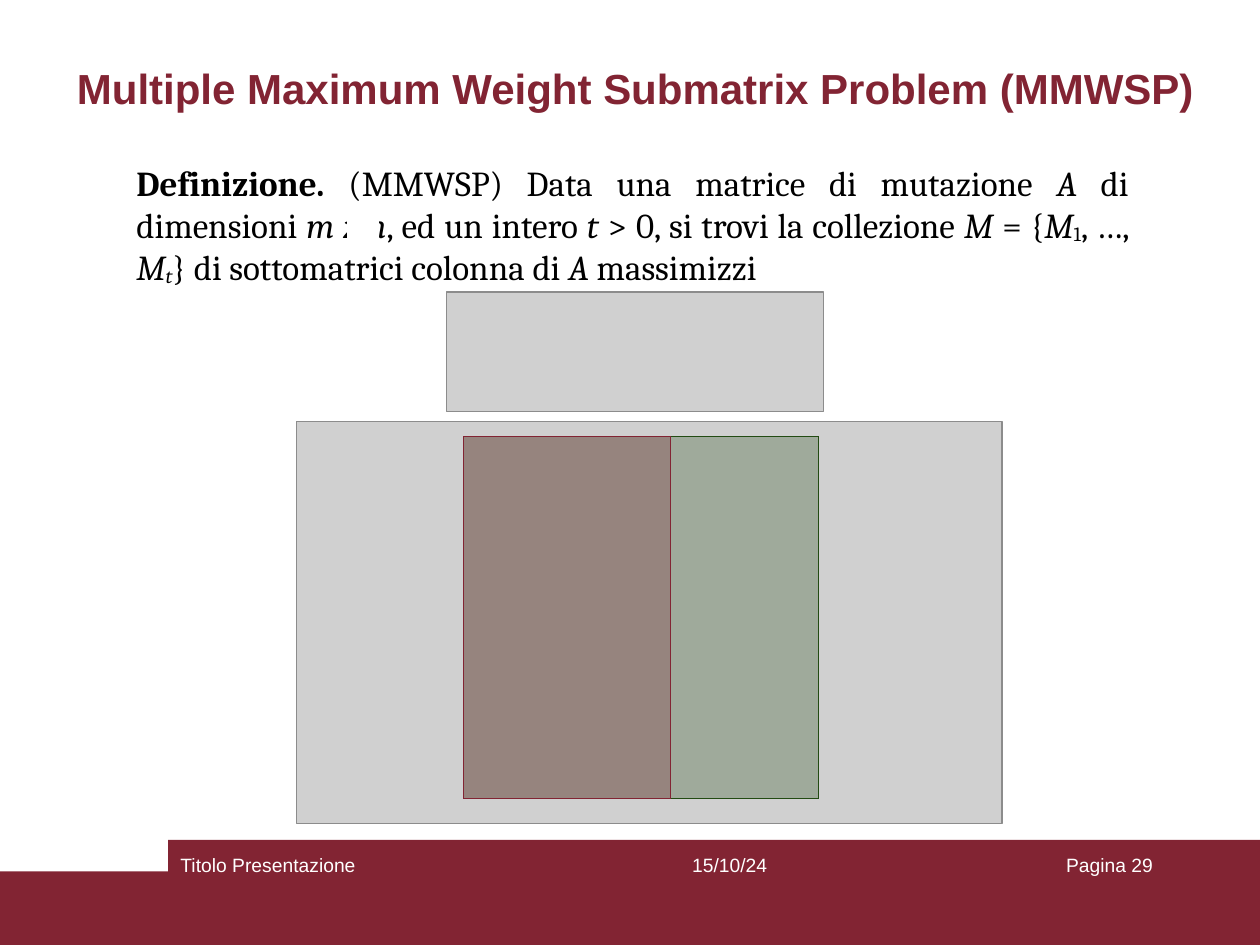
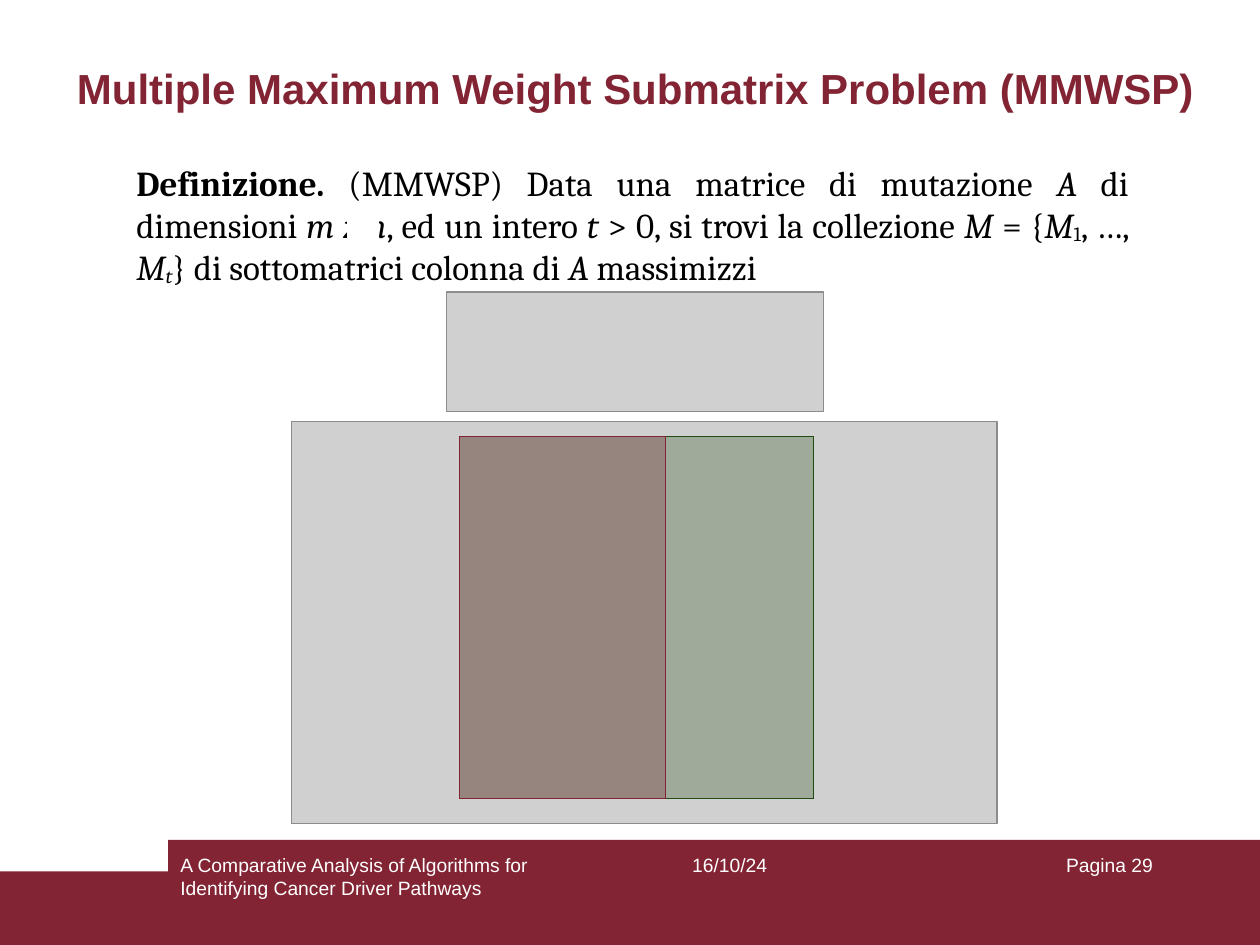
Before and after one commit to aflaag/bsc-thesis, a slide deck: slide 29 of presentation/slides.odp. Drawn at 1260x945 pixels with LibreOffice and Linux fonts; fonts in the diff are those of the drawing; grey boxes stand for pictures; background and template pictures are left out. Boxes give left, top, right and bottom in pixels: in the first picture for what was removed or moved away, otherwise in the second. Text is boxed around its words. In the diff, an @@ line names an element or a change of style, - is before the commit and + after.

Commit message:
added some slides

```diff
--- a/presentation/slides.odp
+++ b/presentation/slides.odp
@@ 2 rectangles, 1 picture: place and size @@
-2 rectangles, 1 picture at bbox=[297, 422, 1003, 824]
+2 rectangles, 1 picture at bbox=[292, 422, 998, 824]
@@ text at bbox=[180, 858, 527, 899]: text changed @@
-Titolo Presentazione
+A Comparative Analysis of Algorithms for Identifying Cancer Driver Pathways
@@ text at bbox=[692, 858, 767, 873]: text changed @@
-15/10/24
+16/10/24
```
Also in this commit, not shown: 27 other slides changed, 2 slides added, 10 other files.
